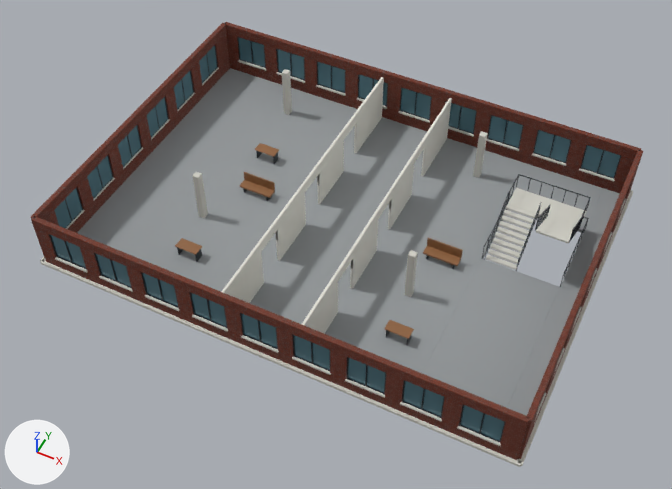
The FBX model Art/Architecture/SM_LegacyTower_Level03.fbx: old version first, new version second.
Rendered twice from a 50 mm lens placed at (16.1, -33.7, 50.9), pointed at (0.3, -2.0, 11.3). Every picture has the same lights, and +X, +Y and +Z are marked at lower left. The picture after the commit comes second. Objects named as collision shapes, trigger or cutter boxes, shadow casters or lower levels of detail are left out. Vertices at exactly the same position are counted once.

The first picture shows 'SM_LegacyTower_Level03'.
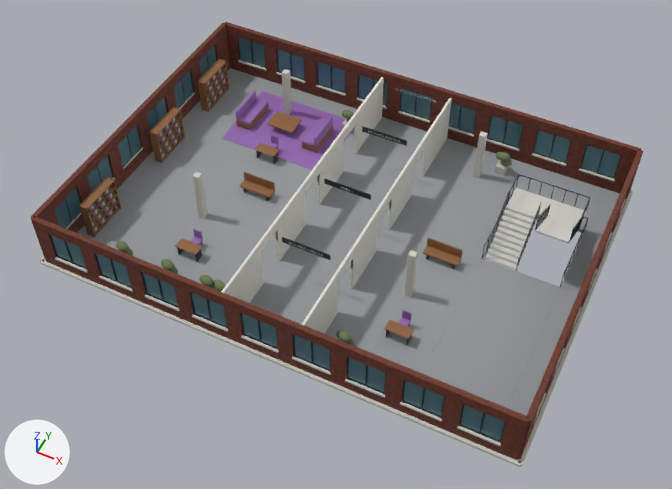
Location of each change, (x1, y1, x2, y2) in pixels of the pictures (672 x 489 px):
part 1 of me_floor_west_of_stairwell_009, added
    after: (282, 237, 331, 260)
part 2 of me_floor_west_of_stairwell_009, added
    after: (324, 179, 371, 200)
part 3 of me_floor_west_of_stairwell_009, added
    after: (362, 126, 407, 146)
part 4 of me_floor_west_of_stairwell_009, added
    after: (150, 59, 437, 170)
part 5 of me_floor_west_of_stairwell_009, added
    after: (79, 177, 412, 346)
part 6 of me_floor_west_of_stairwell_009, added
    after: (495, 152, 512, 175)

Patch to the scene script:
```diff
--- a/Art/Architecture/SM_LegacyTower_Level03.fbx.py
+++ b/Art/Architecture/SM_LegacyTower_Level03.fbx.py
@@ mat_m_architecture_accent @@
+mat_m_architecture_accent = principled_material('M_Architecture_Accent')
+mat_m_architecture_accent.base_color = (0.3, 0.14, 0.44)  # purple #9569b1
@@ mat_m_architecture_grass @@
+mat_m_architecture_grass = principled_material('M_Architecture_Grass')
+mat_m_architecture_grass.base_color = (0.16, 0.21, 0.095)  # green #6f7e57
+mat_m_architecture_grass.roughness = 0.95
@@ me_floor_west_of_stairwell_009 @@
 # used by ob_sm_legacytower_level03; location = (0.0, 0.0, 0.0)
-me_floor_west_of_stairwell_009.from_pydata(...)  # 9080 vertices, 9800 faces; spans x -14.3..14.3, y -10.3..10.3, z 10.6..15.4
+me_floor_west_of_stairwell_009.from_pydata(...)  # 22016 vertices, 26147 faces; spans x -14.3..14.3, y -10.3..10.3, z 10.6..15.4
+# me_floor_west_of_stairwell_009 part 1: the loose piece of 24 vertices spanning x -14.0..14.0, y -10.1..-9.9, z 13.7..14.4 is copied, and the copy is scaled about its middle by (0.103, 0.145, 0.559), then moved by (0.0, 5.1, -0.2), in mat_m_architecture_metal (dark grey #353d42); it spans x -1.5..1.4, y -5.0..-4.9, z 13.7..14.1
+# me_floor_west_of_stairwell_009 part 2: the loose piece of 24 vertices spanning x -7.1..-4.9, y 0.2..0.3, z 11.3..12.0 is copied, and the copy is scaled about its middle by (1.38, 0.684, 0.603), then moved by (6.0, -0.2, 2.2), in mat_m_architecture_metal (dark grey #353d42); it spans x -1.5..1.4, y 0.0..0.1, z 13.7..14.1
+# me_floor_west_of_stairwell_009 part 3: the loose piece of 24 vertices spanning x -1.0..1.1, y 9.9..10.0, z 13.6..13.7 is copied, and the copy is scaled about its middle by (1.37, 0.353, 5.87), then moved by (0.0, -4.9, 0.2); it spans x -1.5..1.4, y 5.0..5.1, z 13.7..14.1
+# me_floor_west_of_stairwell_009 part 4: 6944 vertices added at x -13.2..1.4, y -0.3..9.8, z 10.8..13.9
+# me_floor_west_of_stairwell_009 part 5: 4854 vertices added at x -13.2..6.3, y -8.4..-4.7, z 10.8..13.9
+# me_floor_west_of_stairwell_009 part 6: 306 vertices added at x 6.0..7.1, y 8.1..8.9, z 10.8..12.4
+# other edits to the shape of me_floor_west_of_stairwell_009 do not show in these pictures
 me_floor_west_of_stairwell_009.materials.append(mat_m_architecture_floor)
@@ me_floor_west_of_stairwell_009 @@
 me_floor_west_of_stairwell_009.materials.append(mat_m_architecture_wood)
+me_floor_west_of_stairwell_009.materials.append(mat_m_architecture_accent)  # purple #9569b1
+me_floor_west_of_stairwell_009.materials.append(mat_m_architecture_grass)  # green #6f7e57
```
